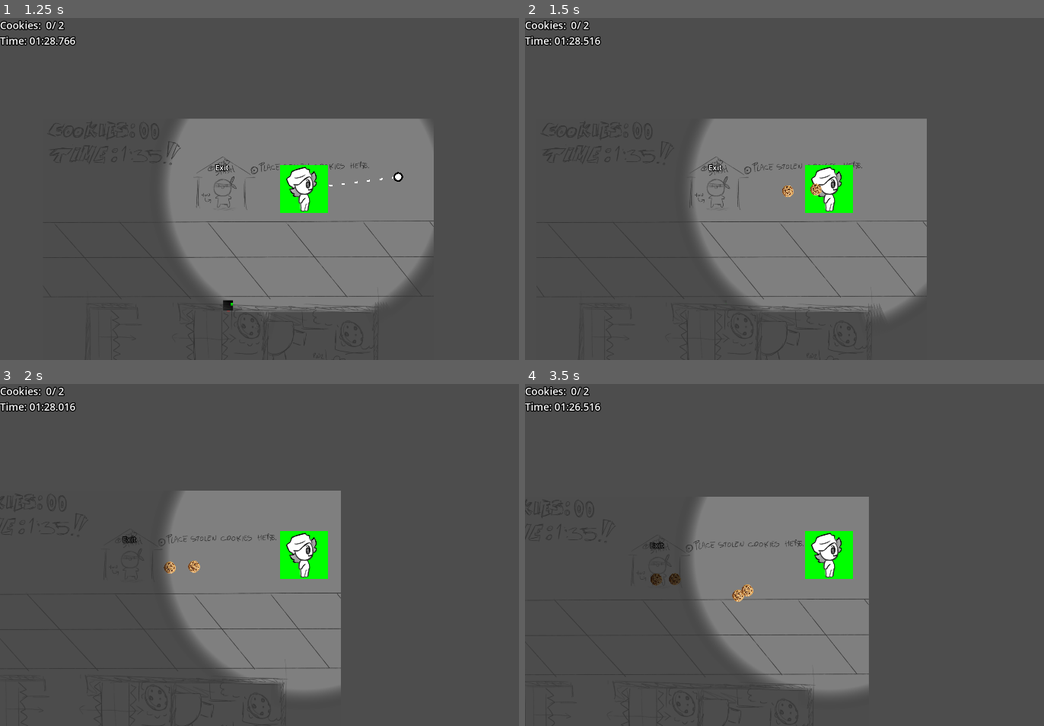
Above: before the commit, frames 1-4 (two rows, left to right).
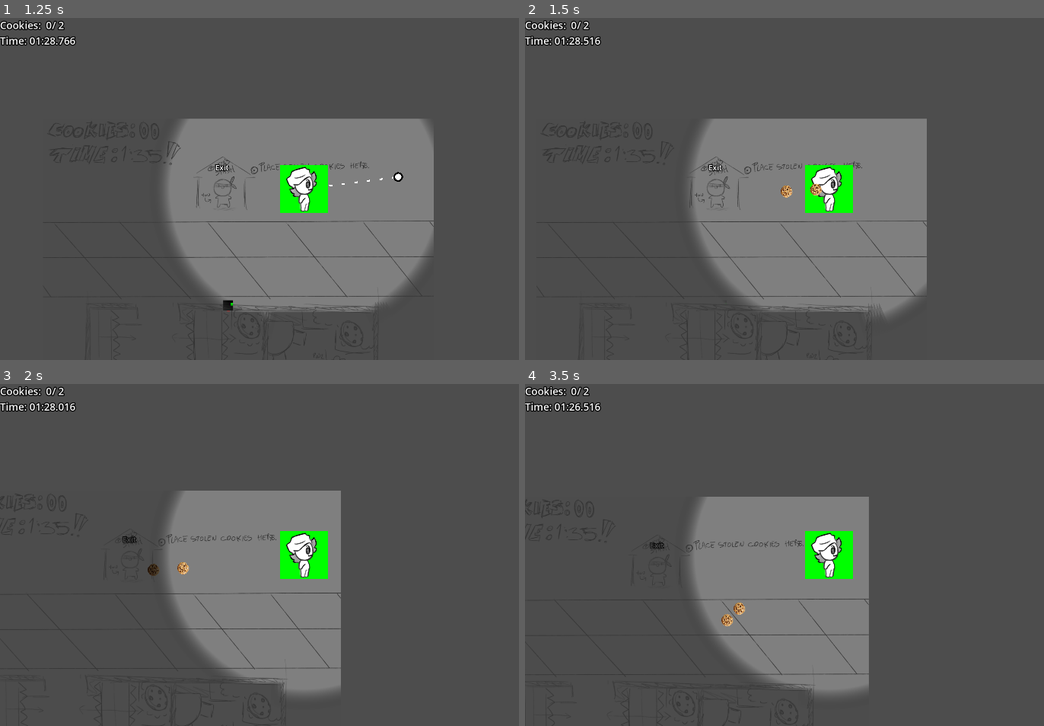
Above: after the commit, the same moments.

Repository: Fan-Dev1/BrackeysGameJam
Game: Godot game, scene res://levels/level_01.tscn
Two runs of this game, one before a commit and one after it. Both use one fixed random seed, a clock stepped at 60 frames per second and the inputs below. The engine's default icon, where the game draws it, is replaced by a stand-in: a white triangle on a blue panel in a dark square.
Inputs (mouse positions are in pixels of both pictures, inside the frame that each line leads up to):
- Up to frame 1 (1.25 s): move the mouse to (435, 171) at 0.52 s; press the mouse at (435, 171) at 0.53 s; hold D (move_right) from 0.53 s (still down); tap W (move_up) at 0.77 s
- Up to frame 2 (1.5 s): keep holding D (move_right); move the mouse to (706, 206) at 1.27 s; release the mouse at (706, 206) at 1.28 s; click (706, 206) at 1.35 s
- Up to frame 3 (2 s): keep holding D (move_right); tap W (move_up) at 1.52 s
- Up to frame 4 (3.5 s): move the mouse to (888, 479) at 2.02 s; release D (move_right) at 2.03 s; press the mouse at (888, 479) at 2.03 s; hold A (move_left) 2.03-2.78 s; move the mouse to (800, 623) at 2.77 s; release the mouse at (800, 623) at 2.78 s; hold D (move_right) from 2.78 s (still down); click (800, 623) at 2.85 s; tap W (move_up) at 3.02 s

Frame 1 is identical in both runs. In frame 2, 0.1% of the frame differs, in the area x 49-58%, y 48-53%; in frame 3, 0.2%; in frame 4, 0.4%, in the area x 24-44%, y 55-71%.

Commit message:
changed how the cookie destroys itself

Diff:
--- a/core/cookie_proyectile/cookie_projectile.gd
+++ b/core/cookie_proyectile/cookie_projectile.gd
@@ -4,16 +4,22 @@
 
 var friction
 var travelTime := 1.2
-func fired(target : Vector2, spawn_position : Vector2):
-	position = spawn_position
+var spawn_position
+func fired(target : Vector2, spawn : Vector2):
+
+	position = spawn
 	target_position = target
-	velocity = target
+	velocity = (target - spawn).normalized() * 300
 func _physics_process(delta: float) -> void:
-	friction = velocity.length() / travelTime
+
 	if is_on_floor() or is_on_ceiling() or is_on_wall():
-		velocity = Vector2.ZERO
-	velocity = velocity.move_toward(Vector2.ZERO, friction * delta)
-	velocity = velocity.move_toward(Vector2.ZERO, 10 * delta)
-	#fuck me here dont know why i struggled with this simple bs, wanted the cookie to always end up in the
-	#crosshair, this kinda does it well without it feeling like total ice
+		queue_free()
+	if global_position.distance_to(target_position) < 10:
+		queue_free()
 	move_and_slide()
+	print(global_position, to_global(target_position))
+
+
+
+func _on_death_timer_timeout() -> void:
+	queue_free()
--- a/core/cookie_proyectile/cookie_projectile.tscn
+++ b/core/cookie_proyectile/cookie_projectile.tscn
@@ -24,3 +24,9 @@
 [node name="Sprite2D" type="Sprite2D" parent="."]
 scale = Vector2(0.1, 0.1)
 texture = ExtResource("2_r62ii")
+
+[node name="DeathTimer" type="Timer" parent="."]
+wait_time = 7.5
+autostart = true
+
+[connection signal="timeout" from="DeathTimer" to="." method="_on_death_timer_timeout"]
--- a/levels/guard_movement_test_level.tscn
+++ b/levels/guard_movement_test_level.tscn
@@ -42,6 +42,7 @@
 [node name="SecurityGuard" parent="." instance=ExtResource("2_0se1k")]
 position = Vector2(606, 315)
 move_speed = 100.0
+guard_position_index = 1
 guard_positions = Array[ExtResource("3_myjux")]([SubResource("Resource_5umpd"), SubResource("Resource_1jpcd")])
 
 [node name="CanvasLayer" type="CanvasLayer" parent="."]
--- a/player/player.gd
+++ b/player/player.gd
@@ -62,7 +62,7 @@
 
 	var new_cookie = cookie_proyectile.instantiate()
 	get_parent().add_child(new_cookie)
-	new_cookie.fired(target_pos, position)
+	new_cookie.fired(to_global(target_pos), global_position)
 	target_pos = Vector2.ZERO
 	queue_redraw()
 func _draw() -> void:
